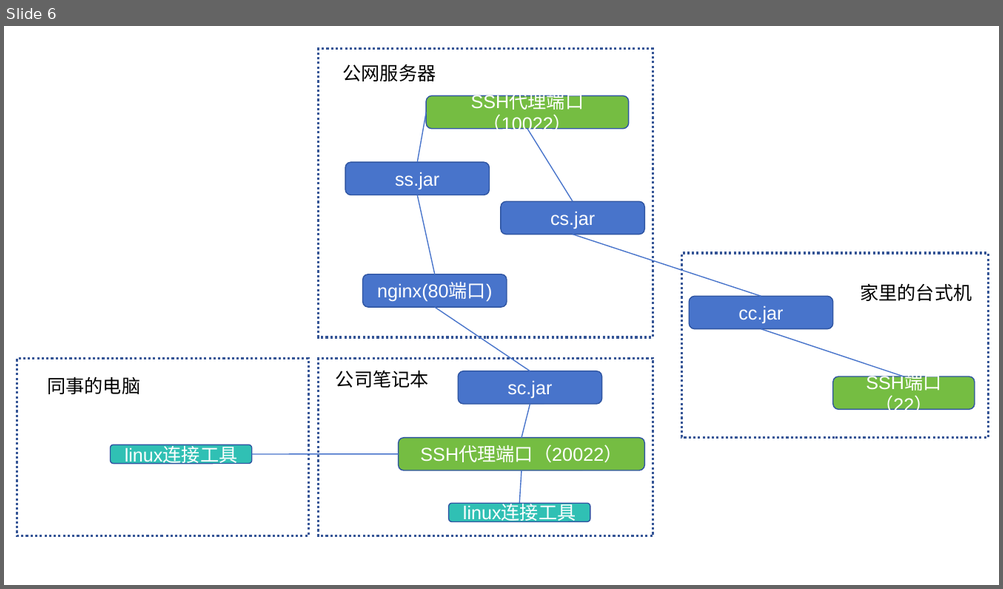
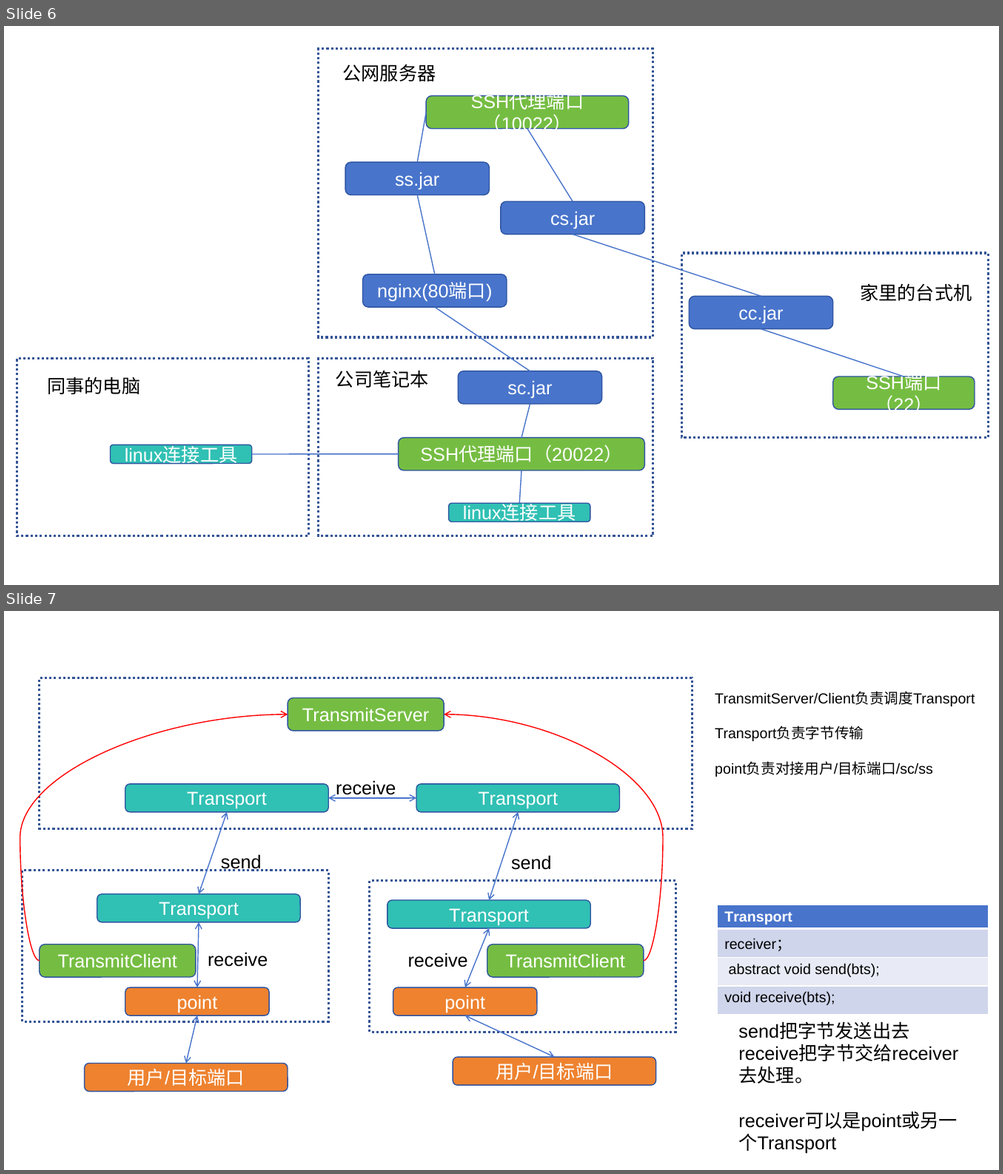
Before and after one commit to codingmiao/hppt, a slide deck: _doc/readme.pptx. Shown one above the other, each under a label of ours: slide 6 before the commit, slides 6 and 7 after it. The pictures are 1003x589 and 1003x1174 pixels, drawn with LibreOffice and Linux fonts; fonts in the diff are those of the drawing. Boxes give left, top, right and bottom in pixels: in the first picture for what was removed or moved away, otherwise in the second. Text is boxed around its words. In the diff, an @@ line names an element or a change of style, - is before the commit and + after.

```diff
--- a/_doc/readme.pptx
+++ b/_doc/readme.pptx
@@ slide 7 added at box(4, 611, 999, 1170), background #FFFFFF @@
@@ rectangle added at box(39, 678, 692, 829), fill #FFFFFF, outline #355696 2.25 pt dashed @@
@@ rounded rectangle added at box(287, 698, 444, 731), fill #75BD42, outline #2E54A1 1 pt, 18 pt, text #FFFFFF @@
+TransmitServer
@@ text added at box(714, 692, 974, 777), 14 pt, text #000000 @@
+TransmitServer/Client负责调度Transport
+Transport负责字节传输
+point负责对接用户/目标端口/sc/ss
@@ curved arrow added from (39, 961) to (287, 715), #FF0000 1 pt @@
@@ curved arrow added from (643, 961) to (444, 715), #FF0000 1 pt @@
@@ rounded rectangle added at box(125, 784, 328, 812), fill #30C0B4, outline #2E54A1 1 pt, 18 pt, text #FFFFFF @@
+Transport
@@ text added at box(336, 780, 395, 798), 18 pt, text #000000 @@
+receive
@@ rounded rectangle added at box(417, 784, 620, 812), fill #30C0B4, outline #2E54A1 1 pt, 18 pt, text #FFFFFF @@
+Transport
@@ double arrow added from (329, 798) to (417, 798), #4874CB 1 pt @@
@@ double arrow added from (227, 812) to (199, 894), #4874CB 1 pt @@
@@ double arrow added from (518, 812) to (489, 900), #4874CB 1 pt @@
@@ text added at box(221, 854, 262, 871), 18 pt, text #000000 @@
+send
@@ rectangle added at box(22, 871, 328, 1022), fill #FFFFFF, outline #355696 2.25 pt dashed @@
@@ text added at box(511, 855, 552, 870), 18 pt, text #000000 @@
+send
@@ rounded rectangle added at box(97, 894, 300, 923), fill #30C0B4, outline #2E54A1 1 pt, 18 pt, text #FFFFFF @@
+Transport
@@ rectangle added at box(370, 881, 675, 1033), fill #FFFFFF, outline #355696 2.25 pt dashed @@
@@ rounded rectangle added at box(387, 900, 590, 929), fill #30C0B4, outline #2E54A1 1 pt, 18 pt, text #FFFFFF @@
+Transport
@@ table added at box(717, 905, 988, 1016), 4 rows, 1 columns @@
+Transport
+receiver；
+abstract void send(bts);
+void receive(bts);
@@ double arrow added from (199, 923) to (197, 988), #4874CB 1 pt @@
@@ double arrow added from (489, 929) to (465, 988), #4874CB 1 pt @@
@@ rounded rectangle added at box(39, 945, 195, 977), fill #75BD42, outline #2E54A1 1 pt, 18 pt, text #FFFFFF @@
+TransmitClient
@@ text added at box(208, 952, 267, 967), 18 pt, text #000000 @@
+receive
@@ text added at box(408, 953, 468, 968), 18 pt, text #000000 @@
+receive
@@ rounded rectangle added at box(487, 945, 643, 977), fill #75BD42, outline #2E54A1 1 pt, 18 pt, text #FFFFFF @@
+TransmitClient
@@ rounded rectangle added at box(125, 988, 269, 1016), fill #EE822F, outline #2E54A1 1 pt, 18 pt, text #FFFFFF @@
+point
@@ rounded rectangle added at box(392, 988, 537, 1016), fill #EE822F, outline #2E54A1 1 pt, 18 pt, text #FFFFFF @@
+point
@@ double arrow added from (197, 1016) to (186, 1064), #4874CB 1 pt @@
@@ double arrow added from (465, 1016) to (555, 1057), #4874CB 1 pt @@
@@ text added at box(738, 1022, 909, 1084), 18 pt, text #000000 @@
+send把字节发送出去
+receive把字节交给receiver去处理。
+receiver可以是point或另一个Transport
@@ rounded rectangle added at box(85, 1064, 287, 1092), fill #EE822F, outline #2E54A1 1 pt, 18 pt, text #FFFFFF @@
+用户/目标端口
@@ rounded rectangle added at box(452, 1057, 655, 1085), fill #EE822F, outline #2E54A1 1 pt, 18 pt, text #FFFFFF @@
+用户/目标端口
```
Also in this commit, not shown: 1 other slide added, 17 other files.
